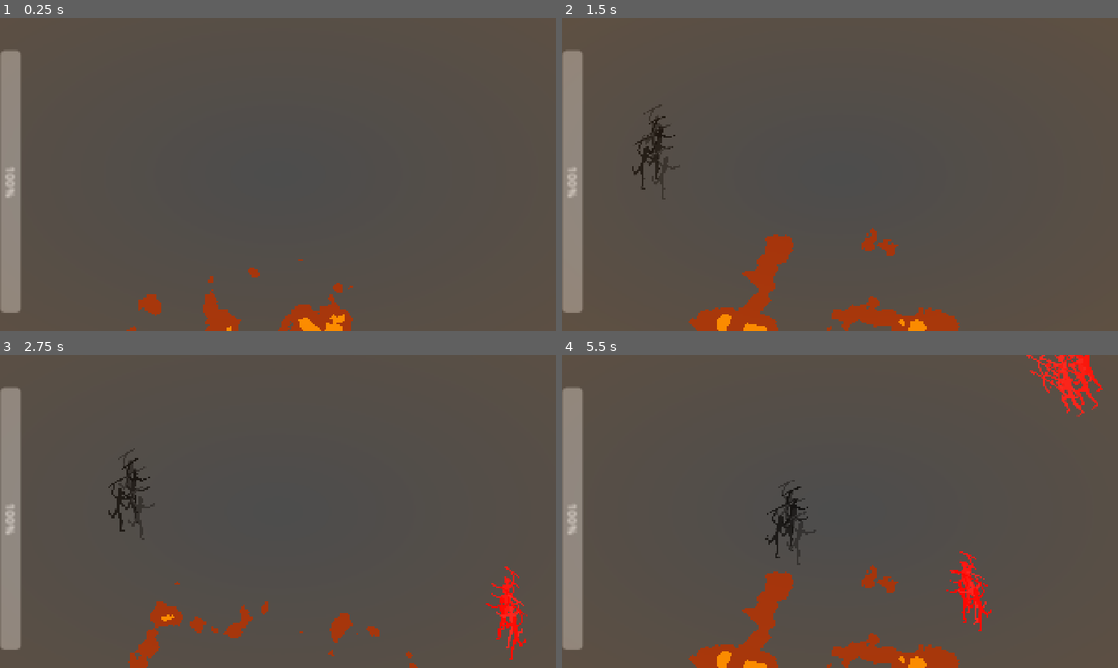
Above: before the commit, frames 1-4 (two rows, left to right).
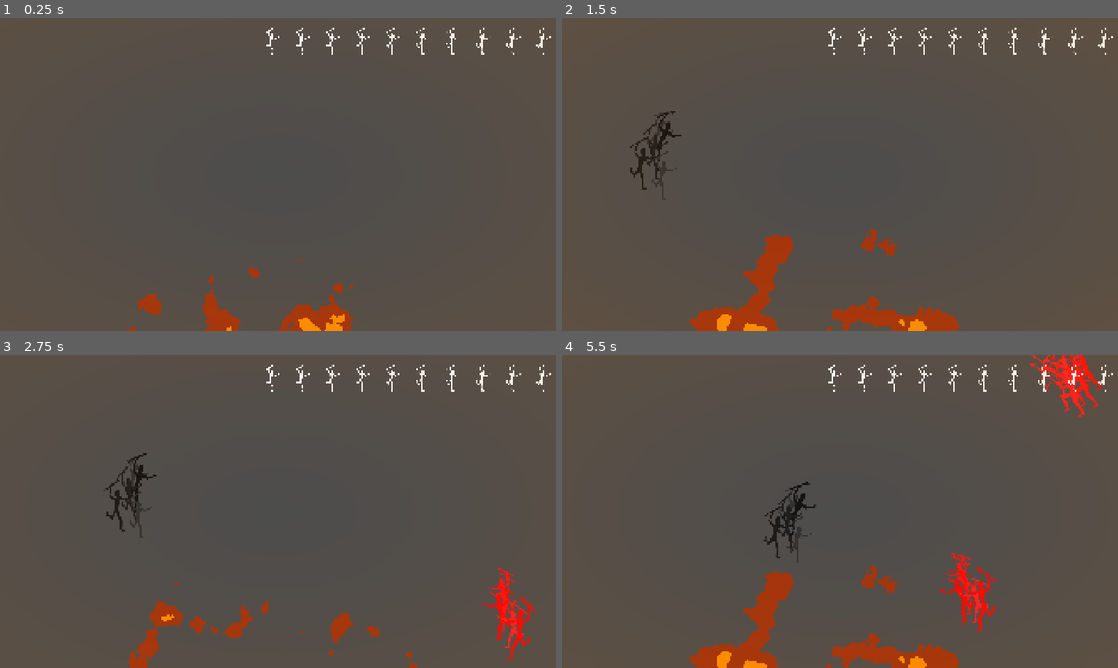
Above: after the commit, the same moments.

Repository: RNSF/ldjam-60
Game: Godot game, scene res://scenes/game.tscn
The game is run twice, just before and just after one commit, with the same random seed, the same clock (stepped at 60 frames per second) and the same inputs. The engine's default icon, where the game draws it, is replaced by a stand-in: a white triangle on a blue panel in a dark square.
Inputs (mouse positions are in pixels of both pictures, inside the frame that each line leads up to):
- Up to frame 1 (0.25 s): no input
- Up to frame 2 (1.5 s): move the mouse to (623, 174) at 0.52 s; click (623, 174) at 0.67 s; move the mouse to (728, 190) at 1.27 s; click (728, 190) at 1.42 s
- Up to frame 3 (2.75 s): move the mouse to (333, 442) at 2.02 s; click (333, 442) at 2.17 s
- Up to frame 4 (5.5 s): move the mouse to (812, 574) at 2.77 s; click (812, 574) at 2.92 s; move the mouse to (1006, 558) at 3.52 s; click (1006, 558) at 3.67 s; move the mouse to (673, 464) at 4.27 s; click (673, 464) at 4.42 s; move the mouse to (867, 511) at 5.02 s; click (867, 511) at 5.17 s

The runs differ from the first frame. In frame 1, 3.4% of the frame differs, in the area x 0-100%, y 3-95%; in frame 2, 4.0%; in frame 3, 4.6%; in frame 4, 5.2%, in the area x 0-100%, y 0-95%.

Commit message:
more work on health bar and character art

Diff:
--- a/project.godot
+++ b/project.godot
@@ -14,6 +14,10 @@
 run/main_scene="uid://dq7ll6wxwbln2"
 config/features=PackedStringArray("4.7", "GL Compatibility")
 config/icon="res://icon.svg"
+
+[autoload]
+
+Global="*uid://dvfb15nb4gavv"
 
 [display]
 
--- a/scenes/base.gd
+++ b/scenes/base.gd
@@ -2,20 +2,20 @@
 extends Area2D
 
 @export var max_health := 10
+@export var health_bar: HealthBar
 
 var health := 10 :
 	set(new_value):
 		health = new_value
-		health_bar.value = health
+		health_bar.health = health
 
-@onready var health_bar := $ProgressBar
 
 func _ready() -> void:
-	health_bar.max_value = max_health
+	health_bar.max_health = max_health
 	health = max_health
 
 
-func damage(amount: float) -> void:
+func damage(amount: int) -> void:
 	health -= amount
 
 	if health <= 0:
--- a/scenes/base.tscn
+++ b/scenes/base.tscn
@@ -13,11 +13,3 @@
 [node name="CollisionShape2D" type="CollisionShape2D" parent="." unique_id=616477286]
 position = Vector2(2, 1)
 shape = SubResource("RectangleShape2D_6w0u0")
-
-[node name="ProgressBar" type="ProgressBar" parent="." unique_id=584625338]
-offset_left = 13.999992
-offset_top = -432.0
-offset_right = 367.0
-offset_bottom = -405.0
-rotation = 1.5707964
-scale = Vector2(2.56, 2.56)
--- /dev/null
+++ b/scenes/camera_2d.gd
@@ -0,0 +1,45 @@
+class_name Camera
+extends Camera2D
+
+@export_category("Shake Settings")
+@export var decay_rate: float = 6.0          # How fast the shake fades out (higher = faster fade)
+@export var max_offset: Vector2 = Vector2(25, 25) # Maximum pixel offset on X and Y
+@export var noise_speed: float = 40.0        # Speed of the noise sample traversal
+
+var shake_strength: float = 0.0
+var noise: FastNoiseLite = FastNoiseLite.new()
+var noise_i: float = 0.0                     # Tracks noise position over time
+
+func _ready() -> void:
+	# Configure noise generator for smooth motion
+	noise.noise_type = FastNoiseLite.TYPE_SIMPLEX
+	noise.seed = randi()
+	noise.frequency = 2.0
+	Global.camera = self
+
+func _process(delta: float) -> void:
+	if shake_strength > 0.0:
+		# Frame-rate independent exponential decay
+		shake_strength = lerp(shake_strength, 0.0, decay_rate * delta)
+
+		# Advance noise time based on speed and strength
+		noise_i += noise_speed * delta
+
+		# Generate smooth random offsets using noise
+		# We sample noise at different coordinates to get independent X and Y movement
+		var x = max_offset.x * shake_strength * noise.get_noise_2d(noise_i, 0.0)
+		var y = max_offset.y * shake_strength * noise.get_noise_2d(0.0, noise_i)
+
+		offset = Vector2(x, y)
+
+		# Clean up when shake is negligible to avoid micro-jitters
+		if shake_strength < 0.001:
+			shake_strength = 0.0
+			offset = Vector2.ZERO
+	else:
+		offset = Vector2.ZERO
+
+## Call this function from anywhere (e.g., player taking damage, explosions) to add shake energy.
+## 'amount' should typically be between 0.0 and 1.0.
+func add_shake(amount: float) -> void:
+	shake_strength = clamp(shake_strength + amount, 0.0, 1.0)
--- a/scenes/game.tscn
+++ b/scenes/game.tscn
@@ -1,11 +1,13 @@
 [gd_scene format=3 uid="uid://dq7ll6wxwbln2"]
 
+[ext_resource type="Script" uid="uid://cxfsnsps4lkkq" path="res://scenes/camera_2d.gd" id="1_gee14"]
 [ext_resource type="PackedScene" uid="uid://cjvmbogs1upmi" path="res://scenes/player_spawn_area.tscn" id="2_lnu2h"]
 [ext_resource type="PackedScene" uid="uid://ctejnl3p7gnfa" path="res://scenes/enemy_spawn_area.tscn" id="3_lbhrr"]
 [ext_resource type="Shader" uid="uid://32kfdk55cxtr" path="res://scenes/fire.gdshader" id="4_iywne"]
 [ext_resource type="PackedScene" uid="uid://caaw1w567383o" path="res://scenes/base.tscn" id="5_iywne"]
 [ext_resource type="Texture2D" uid="uid://cl0w2b1rbgid4" path="res://icon.svg" id="5_p57ef"]
 [ext_resource type="PackedScene" uid="uid://bgyby7cg71nic" path="res://scenes/vignette.tscn" id="6_p57ef"]
+[ext_resource type="PackedScene" uid="uid://b8jkcf28m6kiv" path="res://scenes/healthbar.tscn" id="6_u5sy4"]
 
 [sub_resource type="Gradient" id="Gradient_iywne"]
 
@@ -33,6 +35,10 @@
 [node name="Game" type="Node2D" unique_id=271064872]
 
 [node name="Camera2D" type="Camera2D" parent="." unique_id=1894630088]
+script = ExtResource("1_gee14")
+decay_rate = null
+max_offset = null
+noise_speed = null
 
 [node name="PlayerSpawnArea" parent="." unique_id=1688502913 node_paths=PackedStringArray("spawning_parent") instance=ExtResource("2_lnu2h")]
 position = Vector2(-752, 0)
@@ -44,8 +50,9 @@
 size = Vector2(200, 1080)
 spawning_parent = NodePath("../Units")
 
-[node name="Base" parent="." unique_id=1593357458 instance=ExtResource("5_iywne")]
+[node name="Base" parent="." unique_id=1593357458 node_paths=PackedStringArray("health_bar") instance=ExtResource("5_iywne")]
 position = Vector2(-903, 5)
+health_bar = NodePath("../CanvasLayer/HealthBar")
 
 [node name="Units" type="Node2D" parent="." unique_id=618549777]
 y_sort_enabled = true
@@ -58,4 +65,10 @@
 
 [node name="CanvasLayer" type="CanvasLayer" parent="." unique_id=1916661224]
 
+[node name="HealthBar" parent="CanvasLayer" unique_id=1821499788 instance=ExtResource("6_u5sy4")]
+offset_left = 892.0
+offset_top = 28.0
+offset_right = 994.8009
+offset_bottom = 224.0
+
 [node name="Vignette" parent="CanvasLayer" unique_id=299465870 instance=ExtResource("6_p57ef")]
--- /dev/null
+++ b/scenes/global.gd
@@ -0,0 +1,11 @@
+extends Node
+
+
+
+var camera : Camera
+
+
+
+func shake_camera(amount: float) -> void:
+	if camera:
+		camera.add_shake(amount)
--- /dev/null
+++ b/scenes/healthbar.gd
@@ -0,0 +1,26 @@
+class_name HealthBar
+extends HBoxContainer
+
+
+@export var heart_scene : PackedScene
+
+var max_health : int = 10 :
+	set(new_value):
+		max_health = new_value
+		for child in get_children():
+			child.queue_free()
+
+		for i in range(max_health):
+			add_child(heart_scene.instantiate())
+		health = min(max_health, health)
+
+var health : int = 10 :
+	set(new_value):
+		health = new_value
+		for i in get_child_count():
+			var heart: Heart = get_child(i)
+			heart.is_full = i <= health
+
+
+func _ready() -> void:
+	max_health = max_health
--- /dev/null
+++ b/scenes/healthbar.tscn
@@ -0,0 +1,14 @@
+[gd_scene format=3 uid="uid://b8jkcf28m6kiv"]
+
+[ext_resource type="Script" uid="uid://cm1e303b8kvuh" path="res://scenes/healthbar.gd" id="1_8wl12"]
+[ext_resource type="PackedScene" uid="uid://7b0xpy6285lg" path="res://scenes/heart.tscn" id="2_vjxg4"]
+
+[node name="HealthBar" type="HBoxContainer" unique_id=1821499788]
+offset_right = 1093.0
+offset_bottom = 200.0
+script = ExtResource("1_8wl12")
+heart_scene = ExtResource("2_vjxg4")
+
+[node name="Heart" parent="." unique_id=1215954451 instance=ExtResource("2_vjxg4")]
+layout_mode = 2
+expand_mode = 0
--- /dev/null
+++ b/scenes/heart.gd
@@ -0,0 +1,10 @@
+class_name Heart
+extends TextureRect
+
+
+@export var full_texture : Texture
+@export var empty_texture : Texture
+@export var is_full : bool = true :
+	set(new_value):
+		is_full = new_value
+		texture = full_texture if is_full else empty_texture
--- /dev/null
+++ b/scenes/heart.tscn
@@ -0,0 +1,17 @@
+[gd_scene format=3 uid="uid://7b0xpy6285lg"]
+
+[ext_resource type="Script" uid="uid://c5hm48ujceyk5" path="res://scenes/heart.gd" id="1_v30as"]
+[ext_resource type="Texture2D" uid="uid://daqc7wh270bsy" path="res://sprites/archer.png" id="2_krgnv"]
+[ext_resource type="Texture2D" uid="uid://dudrkt8gcv8o1" path="res://sprites/spear.png" id="3_txm48"]
+
+[node name="Heart" type="TextureRect" unique_id=1215954451]
+custom_minimum_size = Vector2(100, 100)
+custom_maximum_size = Vector2(100, 100)
+offset_right = 40.0
+offset_bottom = 40.0
+size_flags_horizontal = 3
+texture = ExtResource("2_krgnv")
+expand_mode = 5
+script = ExtResource("1_v30as")
+full_texture = ExtResource("2_krgnv")
+empty_texture = ExtResource("3_txm48")
--- a/scenes/unit.gd
+++ b/scenes/unit.gd
@@ -30,7 +30,7 @@
 	set(new_value):
 		health = new_value
 		if health <= 0.0:
-			queue_free()
+			die()
 
 @export var charge_radius := 0.0 # the distance a unit must be within for this unit to
 								 # start charging at it
@@ -44,7 +44,8 @@
 @onready var separation_zone := $CohesionZone
 @onready var alignment_zone := $CohesionZone
 
-@onready var sprite = $Sprites
+@onready var sprites = $Sprites
+@onready var sprite_variation = $Sprites/SpriteVariation
 @onready var animation_player = $AnimationPlayer
 
 enum Type {
@@ -90,6 +91,9 @@
 func _ready() -> void:
 	assert(attack_radius_low <= attack_radius_high)
 	color = color.lightened(randf_range(0.0, 0.2))
+	sprite_variation.scale.x = exp(randf_range(-0.2, 0.2))
+	sprite_variation.scale.y = exp(randf_range(-0.2, 0.2))
+	sprite_variation.rotation = randf_range(-0.2, 0.2)
 	pass # Replace with function body.
 
 
@@ -101,7 +105,7 @@
 
 
 func init_texture(texture: Texture) -> void:
-	sprite.texture = texture
+	sprites.texture = texture
 
 
 func _find_new_target_unit():
@@ -119,9 +123,9 @@
 	hit_flash_percent = lerp(hit_flash_percent, 0.0, 20 * delta)
 
 	if velocity.x > 0:
-		sprite.scale.x = 1
+		sprites.scale.x = 1
 	elif velocity.x < 0:
-		sprite.scale.x = -1
+		sprites.scale.x = -1
 
 func _physics_process(delta: float) -> void:
 
@@ -217,6 +221,8 @@
 		attack.attack(target_unit, attack_strength)
 		animation_player.play("attack")
 
+		Global.shake_camera(0.05)
+
 		#if target_unit.move_state != MoveState.FIGHT:
 			#target_unit.target_unit = self
 
@@ -224,10 +230,14 @@
 func damage(health_loss: float) -> void:
 	health -= health_loss
 	hit_flash_percent = 1.0
+
+func die() -> void:
+	queue_free()
+	Global.shake_camera(0.3)
 
 
 func _on_area_entered(area: Area2D) -> void:
 	if area is Base and ally_unit_tag == &"enemy":
 		var base: Base = area
 		base.damage(1)
-		queue_free()
+		die()
--- a/scenes/unit.tscn
+++ b/scenes/unit.tscn
@@ -166,7 +166,9 @@
 
 [node name="Sprites" type="Node2D" parent="." unique_id=1626931409]
 
-[node name="Sprite" type="Sprite2D" parent="Sprites" unique_id=2097312531]
+[node name="SpriteVariation" type="Node2D" parent="Sprites" unique_id=1382969379]
+
+[node name="Sprite" type="Sprite2D" parent="Sprites/SpriteVariation" unique_id=2097312531]
 position = Vector2(48.999996, -66.999985)
 scale = Vector2(0.1, 0.1)
 texture = ExtResource("3_1jvru")
Not shown, added: scenes/camera_2d.gd.uid
Not shown, added: scenes/global.gd.uid
Not shown, added: scenes/healthbar.gd.uid
Not shown, added: scenes/heart.gd.uid
